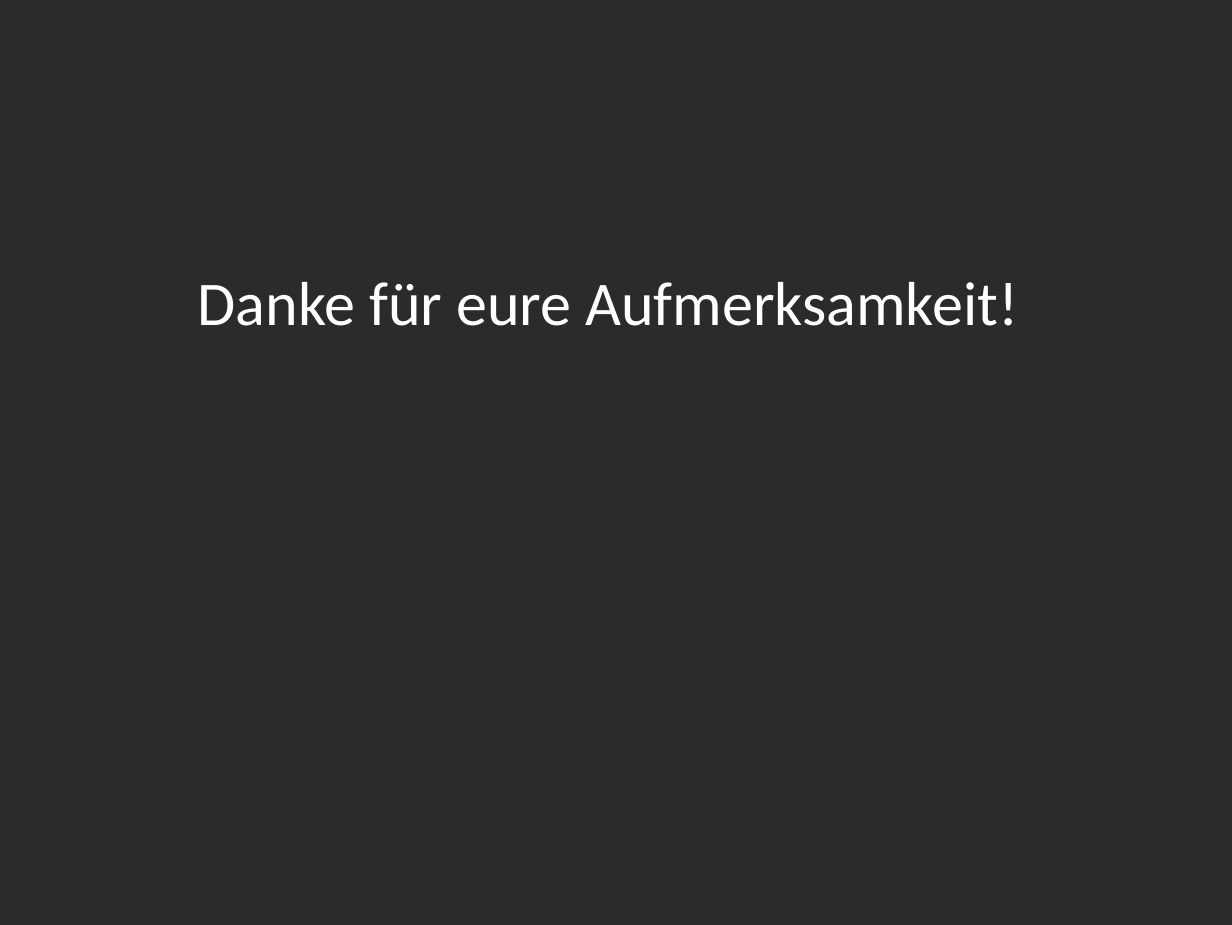
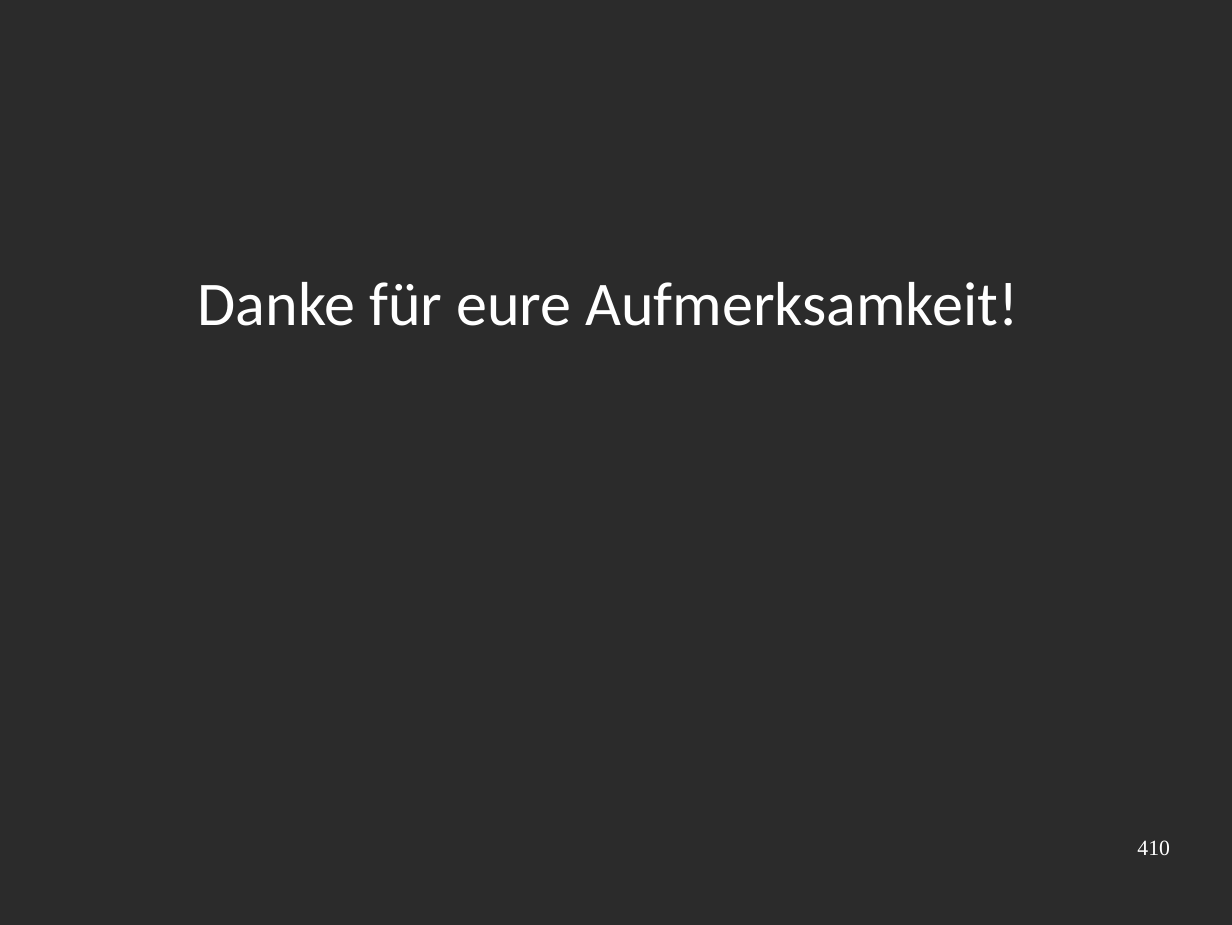
Before and after one commit to Rust-Mikrocontroller-Praktikum-2017/megamaertz, a slide deck: slide 10 of slides/slides.odp. Drawn at 1232x925 pixels with LibreOffice and Linux fonts; fonts in the diff are those of the drawing; background and template pictures are left out; a plain dark background stands for a picture behind light text. Boxes give left, top, right and bottom in pixels: in the first picture for what was removed or moved away, otherwise in the second. Text is boxed around its words. In the diff, an @@ line names an element or a change of style, - is before the commit and + after.

```diff
--- a/slides/slides.odp
+++ b/slides/slides.odp
@@ page number added at (1137, 840, 1170, 855), 14 pt, text #FFFFFF @@
+410
```
Also in this commit, not shown: 8 other slides changed, 1 slide added, 1 slide removed, 10 other files.
